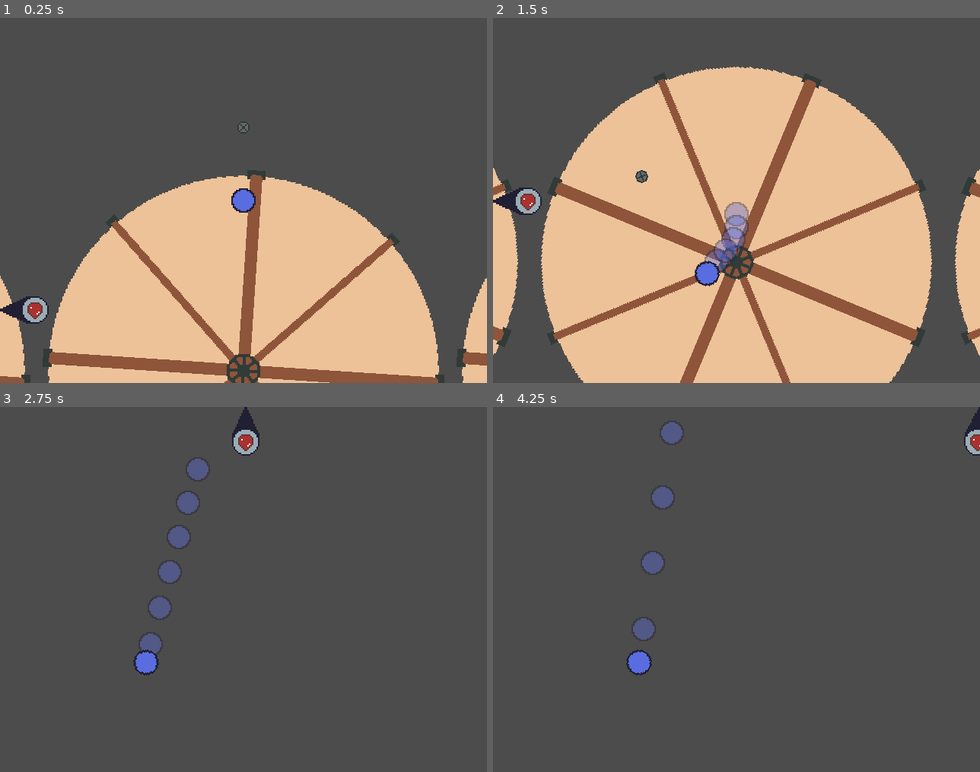
Above: before the commit, frames 1-4 (two rows, left to right).
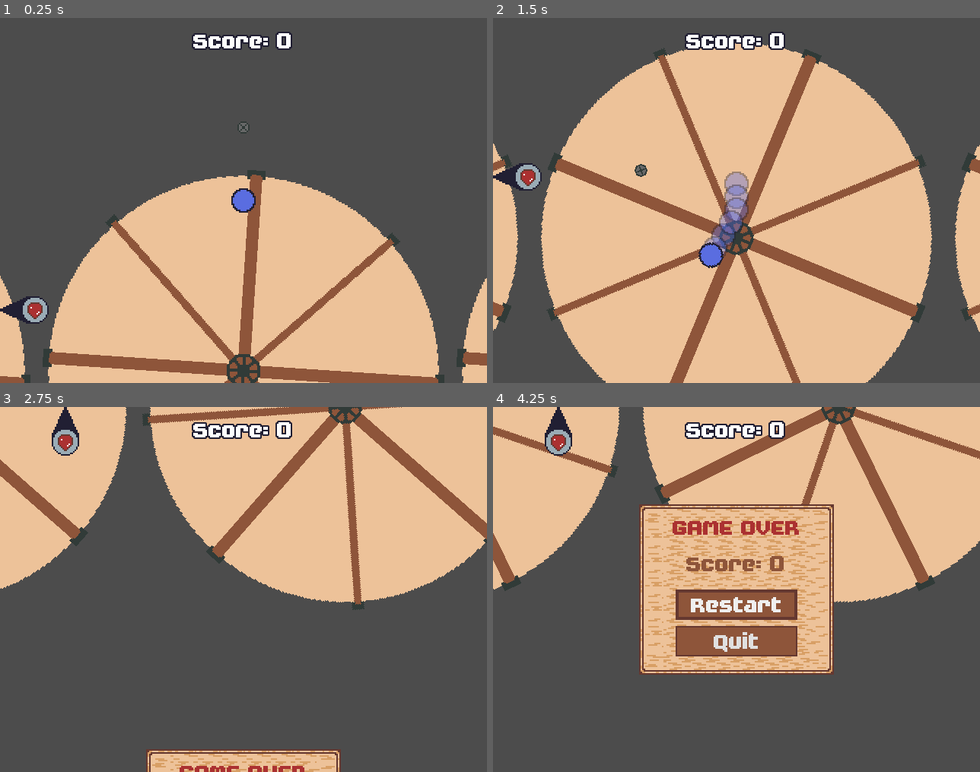
Above: after the commit, the same moments.

Repository: svntax/LD47-StuckInALoop
Game: Godot game, scene res://Stages/Stage01.tscn
Same seed, same stepped clock (60 frames per second), same inputs: the game is played once before the commit and once after it.
Inputs (mouse positions are in pixels of both pictures, inside the frame that each line leads up to):
- Up to frame 1 (0.25 s): no input
- Up to frame 2 (1.5 s): move the mouse to (843, 182) at 0.52 s; click (843, 182) at 0.6 s; move the mouse to (639, 218) at 1.27 s; click (639, 218) at 1.35 s
- Up to frame 3 (2.75 s): move the mouse to (292, 509) at 2.02 s; click (292, 509) at 2.1 s
- Up to frame 4 (4.25 s): move the mouse to (712, 662) at 2.77 s; click (712, 662) at 2.85 s; click (736, 669) at 3.5 s, where only the run after the commit has a clickable "Restart"

The runs differ from the first frame. In frame 1, 0.8% of the frame differs, in the area x 39-60%, y 3-9%; in frame 2, 25%; in frame 3, 44%; in frame 4, 53%, in the area x 0-100%, y 0-74%.

Commit message:
Added death state, game over, score tracking, and basic core loop.

Diff:
--- /dev/null
+++ b/GUI/GameOverMenu.gd
@@ -0,0 +1,26 @@
+extends Control
+
+onready var score_label = $Bg/Score
+onready var new_high_score_label = $Bg/NewHighScoreText
+
+onready var active = false
+
+func _ready():
+	new_high_score_label.hide()
+
+func _on_Quit_pressed():
+	if active:
+		get_tree().change_scene("res://Main.tscn")
+
+func _on_Restart_pressed():
+	if active:
+		get_tree().reload_current_scene()
+
+func set_score(value: int):
+	score_label.set_text("Score: " + str(value))
+
+func set_active(flag: bool):
+	active = flag
+
+func set_new_high_score_text(flag: bool):
+	new_high_score_label.visible = flag
--- /dev/null
+++ b/GUI/GameOverMenu.tscn
@@ -0,0 +1,156 @@
+[gd_scene load_steps=13 format=2]
+
+[ext_resource path="res://GUI/wooden_ui.png" type="Texture" id=1]
+[ext_resource path="res://GUI/FutilePro.ttf" type="DynamicFontData" id=2]
+[ext_resource path="res://GUI/GameOverMenu.gd" type="Script" id=3]
+
+[sub_resource type="DynamicFont" id=1]
+font_data = ExtResource( 2 )
+
+[sub_resource type="StyleBoxFlat" id=9]
+bg_color = Color( 0.560784, 0.337255, 0.231373, 1 )
+border_width_left = 2
+border_width_top = 2
+border_width_right = 2
+border_width_bottom = 2
+border_color = Color( 0.4, 0.223529, 0.192157, 1 )
+
+[sub_resource type="StyleBoxFlat" id=5]
+bg_color = Color( 0.4, 0.223529, 0.192157, 1 )
+
+[sub_resource type="StyleBoxEmpty" id=7]
+
+[sub_resource type="StyleBoxEmpty" id=8]
+
+[sub_resource type="StyleBoxFlat" id=2]
+bg_color = Color( 0.560784, 0.337255, 0.231373, 1 )
+border_width_left = 1
+border_width_top = 1
+border_width_right = 1
+border_width_bottom = 1
+border_color = Color( 0.4, 0.223529, 0.192157, 1 )
+
+[sub_resource type="DynamicFont" id=4]
+font_data = ExtResource( 2 )
+
+[sub_resource type="DynamicFont" id=10]
+font_data = ExtResource( 2 )
+
+[sub_resource type="Animation" id=11]
+resource_name = "idle"
+loop = true
+tracks/0/type = "value"
+tracks/0/path = NodePath("Bg/NewHighScoreText:custom_colors/default_color")
+tracks/0/interp = 1
+tracks/0/loop_wrap = true
+tracks/0/imported = false
+tracks/0/enabled = true
+tracks/0/keys = {
+"times": PoolRealArray( 0, 0.5, 1 ),
+"transitions": PoolRealArray( 1, 1, 1 ),
+"update": 1,
+"values": [ Color( 1, 1, 1, 1 ), Color( 0.67451, 0.196078, 0.196078, 1 ), Color( 1, 1, 1, 1 ) ]
+}
+
+[node name="GameOverMenu" type="Control"]
+anchor_right = 1.0
+anchor_bottom = 1.0
+margin_right = -192.0
+margin_bottom = -128.0
+script = ExtResource( 3 )
+__meta__ = {
+"_edit_use_anchors_": false
+}
+
+[node name="Bg" type="NinePatchRect" parent="."]
+margin_right = 128.0
+margin_bottom = 112.0
+texture = ExtResource( 1 )
+patch_margin_left = 16
+patch_margin_top = 16
+patch_margin_right = 16
+patch_margin_bottom = 16
+axis_stretch_horizontal = 1
+axis_stretch_vertical = 1
+__meta__ = {
+"_edit_use_anchors_": false
+}
+
+[node name="Header" type="Label" parent="Bg"]
+margin_top = 3.0
+margin_right = 128.0
+margin_bottom = 27.0
+custom_fonts/font = SubResource( 1 )
+custom_colors/font_color = Color( 0.67451, 0.196078, 0.196078, 1 )
+text = "GAME OVER"
+align = 1
+valign = 1
+__meta__ = {
+"_edit_use_anchors_": false
+}
+
+[node name="Score" type="Label" parent="Bg"]
+margin_top = 27.0
+margin_right = 128.0
+margin_bottom = 51.0
+custom_fonts/font = SubResource( 1 )
+custom_colors/font_color = Color( 0.560784, 0.337255, 0.231373, 1 )
+text = "Score: 123"
+align = 1
+valign = 1
+__meta__ = {
+"_edit_use_anchors_": false
+}
+
+[node name="Buttons" type="VBoxContainer" parent="Bg"]
+margin_left = 24.0
+margin_top = 56.0
+margin_right = 104.0
+margin_bottom = 96.0
+__meta__ = {
+"_edit_use_anchors_": false
+}
+
+[node name="Restart" type="Button" parent="Bg/Buttons"]
+margin_right = 80.0
+margin_bottom = 20.0
+rect_min_size = Vector2( 80, 20 )
+custom_styles/hover = SubResource( 9 )
+custom_styles/pressed = SubResource( 5 )
+custom_styles/focus = SubResource( 7 )
+custom_styles/disabled = SubResource( 8 )
+custom_styles/normal = SubResource( 2 )
+custom_fonts/font = SubResource( 4 )
+text = "Restart"
+
+[node name="Quit" type="Button" parent="Bg/Buttons"]
+margin_top = 24.0
+margin_right = 80.0
+margin_bottom = 44.0
+rect_min_size = Vector2( 80, 20 )
+custom_styles/hover = SubResource( 9 )
+custom_styles/pressed = SubResource( 5 )
+custom_styles/focus = SubResource( 7 )
+custom_styles/disabled = SubResource( 8 )
+custom_styles/normal = SubResource( 2 )
+custom_fonts/font = SubResource( 4 )
+text = "Quit"
+
+[node name="NewHighScoreText" type="RichTextLabel" parent="Bg"]
+margin_top = -32.0
+margin_right = 128.0
+margin_bottom = 8.0
+custom_fonts/normal_font = SubResource( 10 )
+custom_colors/default_color = Color( 1, 1, 1, 1 )
+bbcode_enabled = true
+bbcode_text = "[wave amp=16 freq=8][center]New High Score![/center][/wave]"
+text = "New High Score!"
+__meta__ = {
+"_edit_use_anchors_": false
+}
+
+[node name="AnimationPlayer" type="AnimationPlayer" parent="."]
+autoplay = "idle"
+anims/idle = SubResource( 11 )
+[connection signal="pressed" from="Bg/Buttons/Restart" to="." method="_on_Restart_pressed"]
+[connection signal="pressed" from="Bg/Buttons/Quit" to="." method="_on_Quit_pressed"]
--- a/Globals.gd
+++ b/Globals.gd
@@ -1,8 +1,11 @@
 extends Node
 
-const MIN_DASH_SPEED = 136
+const MIN_DASH_SPEED = 128
 
-var points = 0
+var score = 0
+var current_map = 0
+
+var high_scores = [0]
 
 func _ready():
 	OS.window_size = Vector2(640, 480)
@@ -10,3 +13,10 @@
 	var screen_size = OS.get_screen_size()
 	var window_size = OS.get_window_size()
 	OS.set_window_position(screen_size*0.5 - window_size*0.5)
+
+# Update the high score for the current map
+func update_high_score() -> bool:
+	if score > high_scores[current_map]:
+		high_scores[current_map] = score
+		return true
+	return false
--- a/Player/Player.gd
+++ b/Player/Player.gd
@@ -12,6 +12,15 @@
 
 onready var dash_particles = $PlayerBody/DashParticles
 
+export (NodePath) var bottom_bound = ""
+onready var bottom_map_pos = null
+onready var game_over = false
+
+func _ready():
+	var bottom = get_node_or_null(bottom_bound)
+	if bottom != null:
+		bottom_map_pos = bottom.global_position
+
 func _draw():
 	if current_pin != null:
 		var from = player_body.global_position - position
@@ -22,11 +31,15 @@
 	update()
 
 func _physics_process(_delta):
+	if game_over:
+		return
+
 	if player_body.linear_velocity.length() >= Globals.MIN_DASH_SPEED:
 		dash_particles.emitting = true
 	else:
 		dash_particles.emitting = false
 
+	# Controls
 	if Input.is_action_just_pressed("left_click"):
 		var mouse_pos = get_global_mouse_position()
 		if mouse_pos.distance_to(player_body.global_position) > MIN_PLAYER_DIST:
@@ -35,15 +48,23 @@
 				if mouse_pos.distance_to(wheel.global_position) <= wheel.get_radius():
 					set_pin_at(mouse_pos, wheel)
 					break
-#		if pin_joint.global_position.x < player_body.global_position.x:
-#			player_body.apply_impulse(Vector2.ZERO, Vector2(-128, 0))
-#		else:
-#			player_body.apply_impulse(Vector2.ZERO, Vector2(128, 0))
+
 	if Input.is_action_just_released("left_click"):
 		release_pin()
 
+	# Map bound checks
+	if player_body.global_position.y >= bottom_map_pos.y:
+		# Game over
+		game_over = true
+		dash_particles.emitting = false
+		player_body.mode = RigidBody2D.MODE_STATIC
+		player_body.collision_layer = 0
+		player_body.collision_mask = 0
+		hide()
+		get_parent().game_over()
+
 func set_pin_at(pos: Vector2, wheel):
-	player_body.gravity_scale = 10
+	player_body.gravity_scale = 9
 
 	# Create a new pin object
 	var pin = PinScene.instance()
--- a/Player/Player.tscn
+++ b/Player/Player.tscn
@@ -44,10 +44,10 @@
 current = true
 drag_margin_h_enabled = true
 drag_margin_v_enabled = true
-drag_margin_left = 0.4
-drag_margin_top = 0.4
-drag_margin_right = 0.4
-drag_margin_bottom = 0.4
+drag_margin_left = 0.3
+drag_margin_top = 0.3
+drag_margin_right = 0.3
+drag_margin_bottom = 0.3
 editor_draw_drag_margin = true
 
 [node name="DashParticles" type="Particles2D" parent="PlayerBody"]
--- a/Stages/Stage.gd
+++ b/Stages/Stage.gd
@@ -5,9 +5,25 @@
 onready var balloon_spawns = $BalloonSpawns
 onready var balloons = $Balloons
 onready var spawn_timer = $SpawnTimer
+onready var score_label = $UI/Score
+onready var animation_player = $AnimationPlayer
+onready var game_over_menu = $UI/GameOverMenu
+
+onready var top_bound = $MapBounds/TopBound
+onready var bottom_bound = $MapBounds/BottomBound
+onready var left_bound = $MapBounds/LeftBound
+onready var right_bound = $MapBounds/RightBound
 
 func _ready():
+	Globals.score = 0
+	update_score()
 	spawn_balloon()
+
+func game_over():
+	animation_player.play("game_over")
+	var new_high_score = Globals.update_high_score()
+	if new_high_score:
+		game_over_menu.set_new_high_score_text(true)
 
 # Spawn a balloon at a randomly picked spawn position
 func spawn_balloon():
@@ -21,8 +37,17 @@
 	balloon.connect("popped", self, "_on_balloon_popped")
 
 func _on_balloon_popped():
-	Globals.points += 1
+	Globals.score += 1
+	update_score()
 	spawn_timer.start(rand_range(0.5, 1))
+
+func update_score():
+	game_over_menu.set_score(Globals.score)
+	score_label.set_text("Score: " + str(Globals.score))
 
 func _on_SpawnTimer_timeout():
 	spawn_balloon()
+
+func _on_AnimationPlayer_animation_finished(anim_name):
+	if anim_name == "game_over":
+		game_over_menu.set_active(true)
--- a/Stages/Stage01.tscn
+++ b/Stages/Stage01.tscn
@@ -16,6 +16,14 @@
 
 [node name="Player" parent="." index="3" instance=ExtResource( 1 )]
 position = Vector2( 0, -160 )
+bottom_bound = NodePath("../MapBounds/BottomBound")
+
+[node name="Camera2D" parent="Player/PlayerBody" index="2"]
+limit_left = -480
+limit_top = -240
+limit_right = 480
+limit_bottom = 240
+editor_draw_limits = true
 
 [node name="Position2D" type="Position2D" parent="BalloonSpawns" index="0"]
 position = Vector2( -320, -96 )
@@ -124,3 +132,19 @@
 
 [node name="Position2D36" type="Position2D" parent="BalloonSpawns" index="35"]
 position = Vector2( 272, -72 )
+
+[node name="BottomBound" parent="MapBounds" index="1"]
+position = Vector2( 0, 240 )
+
+[node name="LeftBound" parent="MapBounds" index="2"]
+position = Vector2( -480, 0 )
+
+[node name="RightBound" parent="MapBounds" index="3"]
+position = Vector2( 480, 0 )
+
+[node name="Score" parent="UI" index="0"]
+margin_top = 8.0
+margin_right = 320.0
+margin_bottom = 22.0
+
+[editable path="Player"]
--- a/Stages/StageTemplate.tscn
+++ b/Stages/StageTemplate.tscn
@@ -1,6 +1,29 @@
-[gd_scene load_steps=2 format=2]
+[gd_scene load_steps=6 format=2]
 
+[ext_resource path="res://GUI/FutilePro.ttf" type="DynamicFontData" id=1]
+[ext_resource path="res://GUI/GameOverMenu.tscn" type="PackedScene" id=2]
 [ext_resource path="res://Stages/Stage.gd" type="Script" id=3]
+
+[sub_resource type="DynamicFont" id=1]
+outline_size = 1
+outline_color = Color( 0.133333, 0.12549, 0.203922, 1 )
+font_data = ExtResource( 1 )
+
+[sub_resource type="Animation" id=2]
+resource_name = "game_over"
+length = 1.8
+tracks/0/type = "value"
+tracks/0/path = NodePath("UI/GameOverMenu:rect_position")
+tracks/0/interp = 2
+tracks/0/loop_wrap = true
+tracks/0/imported = false
+tracks/0/enabled = true
+tracks/0/keys = {
+"times": PoolRealArray( 0, 0.3, 1.8 ),
+"transitions": PoolRealArray( 1, 1, 1 ),
+"update": 0,
+"values": [ Vector2( 96, 264 ), Vector2( 96, 264 ), Vector2( 96, 64 ) ]
+}
 
 [node name="StageTemplate" type="Node2D"]
 script = ExtResource( 3 )
@@ -20,4 +43,37 @@
 
 [node name="SpawnTimer" type="Timer" parent="."]
 one_shot = true
+
+[node name="MapBounds" type="Node" parent="."]
+
+[node name="TopBound" type="Position2D" parent="MapBounds"]
+
+[node name="BottomBound" type="Position2D" parent="MapBounds"]
+
+[node name="LeftBound" type="Position2D" parent="MapBounds"]
+
+[node name="RightBound" type="Position2D" parent="MapBounds"]
+
+[node name="UI" type="CanvasLayer" parent="."]
+
+[node name="Score" type="Label" parent="UI"]
+margin_top = 8.0
+margin_right = 320.0
+margin_bottom = 22.0
+custom_fonts/font = SubResource( 1 )
+text = "Score: 123"
+align = 1
+__meta__ = {
+"_edit_use_anchors_": false
+}
+
+[node name="GameOverMenu" parent="UI" instance=ExtResource( 2 )]
+margin_left = 96.0
+margin_top = 264.0
+margin_right = -96.0
+margin_bottom = 136.0
+
+[node name="AnimationPlayer" type="AnimationPlayer" parent="."]
+anims/game_over = SubResource( 2 )
 [connection signal="timeout" from="SpawnTimer" to="." method="_on_SpawnTimer_timeout"]
+[connection signal="animation_finished" from="AnimationPlayer" to="." method="_on_AnimationPlayer_animation_finished"]
--- a/Wheel/Pin.gd
+++ b/Wheel/Pin.gd
@@ -20,6 +20,7 @@
 	queue_free()
 
 func _on_AreaDetect_body_entered(body):
+	# TODO: inconsistent, needs rework
 	if body.is_in_group("Players"):
 		var speed = body.linear_velocity.length()
 		if speed >= Globals.MIN_DASH_SPEED:
--- a/Wheel/Pin.tscn
+++ b/Wheel/Pin.tscn
@@ -7,7 +7,7 @@
 radius = 4.0
 
 [sub_resource type="CircleShape2D" id=2]
-radius = 5.0
+radius = 6.0
 
 [node name="Pin" type="StaticBody2D"]
 collision_layer = 5
Binary file added: GUI/FutilePro.ttf
Binary file added: GUI/wooden_ui.png
Not shown, added: GUI/wooden_ui.png.import
